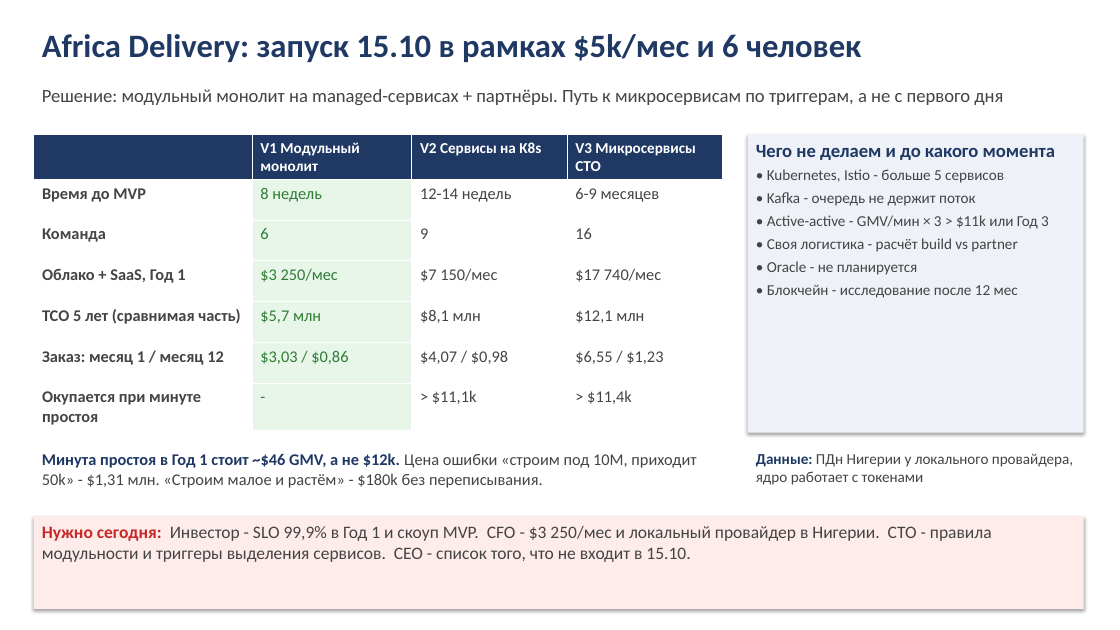
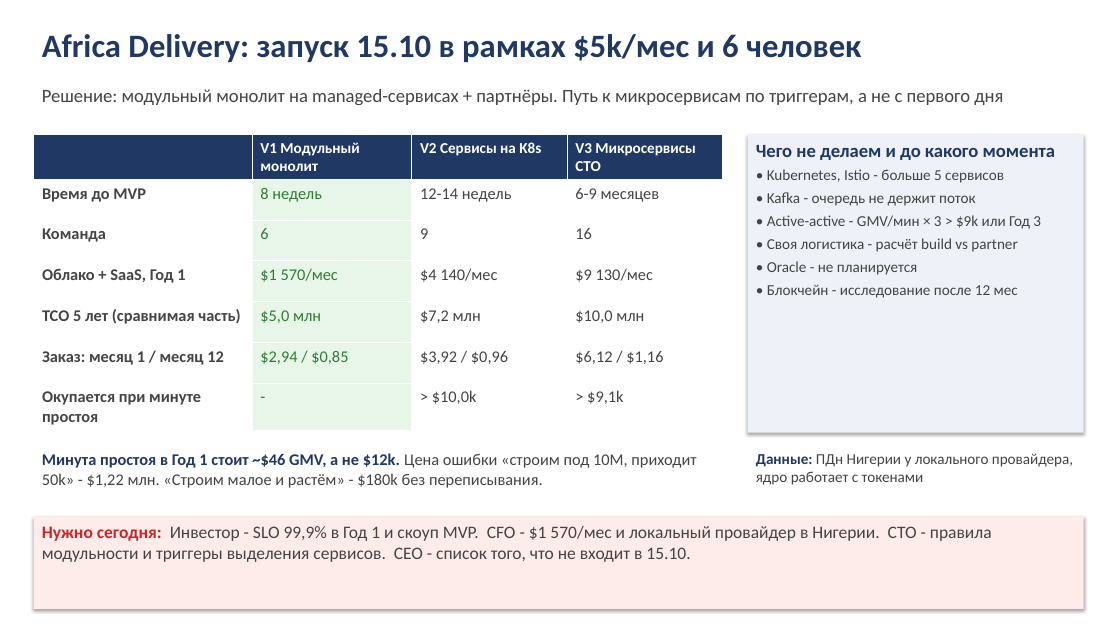
Before and after one commit to NovikovMS/Africa_Delivery, a slide deck: slide 1 of Task2/nairobi-slide.pptx. Drawn at 1120x630 pixels with LibreOffice and Linux fonts; fonts in the diff are those of the drawing. Boxes give left, top, right and bottom in pixels: in the first picture for what was removed or moved away, otherwise in the second. Text is boxed around its words. In the diff, an @@ line names an element or a change of style, - is before the commit and + after.

```diff
--- a/Task2/nairobi-slide.pptx
+++ b/Task2/nairobi-slide.pptx
@@ table at (34, 134, 723, 429) @@
-row 4: Облако + SaaS, Год 1 | $3 250/мес | $7 150/мес | $17 740/мес
+row 4: Облако + SaaS, Год 1 | $1 570/мес | $4 140/мес | $9 130/мес
-row 5: TCO 5 лет (сравнимая часть) | $5,7 млн | $8,1 млн | $12,1 млн
+row 5: TCO 5 лет (сравнимая часть) | $5,0 млн | $7,2 млн | $10,0 млн
-row 6: Заказ: месяц 1 / месяц 12 | $3,03 / $0,86 | $4,07 / $0,98 | $6,55 / $1,23
+row 6: Заказ: месяц 1 / месяц 12 | $2,94 / $0,85 | $3,92 / $0,96 | $6,12 / $1,16
-row 7, column 3: > $11,1k
+row 7, column 3: > $10,0k
-row 7, column 4: > $11,4k
+row 7, column 4: > $9,1k
@@ text in rectangle at (767, 215, 1041, 229): text changed @@
-• Active-active - GMV/мин × 3 > $11k или Год 3
+• Active-active - GMV/мин × 3 > $9k или Год 3
@@ text at (42, 453, 696, 488): text changed @@
-Минута простоя в Год 1 стоит ~$46 GMV, а не $12k. Цена ошибки «строим под 10M, приходит 50k» - $1,31 млн. «Строим малое и растём» - $180k без переписывания.
+Минута простоя в Год 1 стоит ~$46 GMV, а не $12k. Цена ошибки «строим под 10M, приходит 50k» - $1,22 млн. «Строим малое и растём» - $180k без переписывания.
@@ text in rectangle at (42, 526, 992, 562): text changed @@
-Нужно сегодня: Инвестор - SLO 99,9% в Год 1 и скоуп MVP. CFO - $3 250/мес и локальный провайдер в Нигерии. CTO - правила модульности и триггеры выделения сервисов. CEO - список того, что не входит в 15.10.
+Нужно сегодня: Инвестор - SLO 99,9% в Год 1 и скоуп MVP. CFO - $1 570/мес и локальный провайдер в Нигерии. CTO - правила модульности и триггеры выделения сервисов. CEO - список того, что не входит в 15.10.
```
Also in this commit, not shown: 12 other files.
